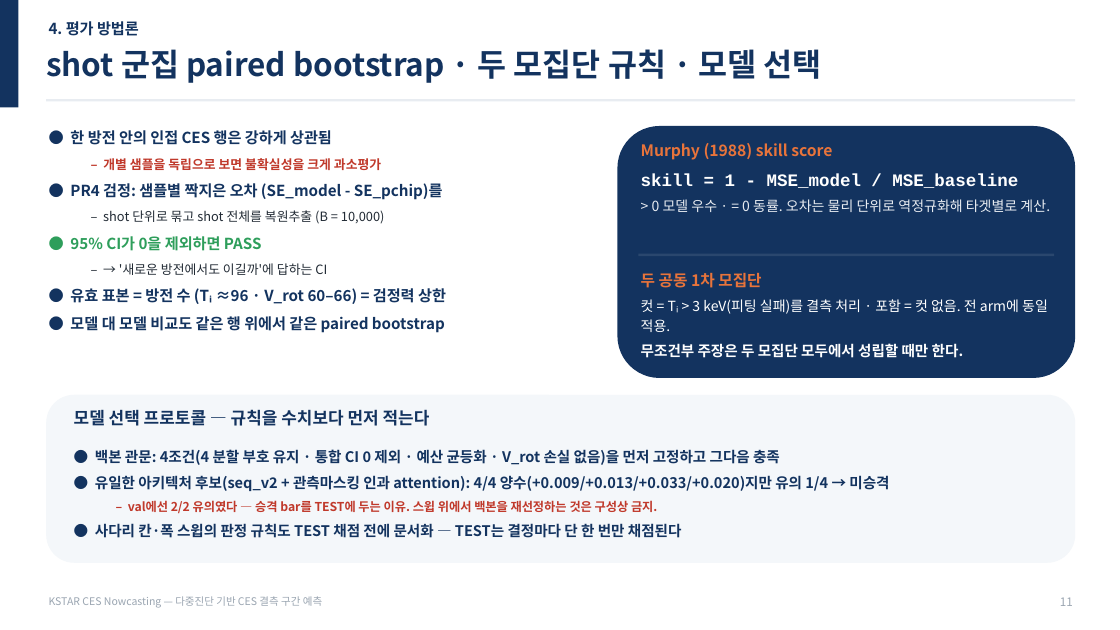
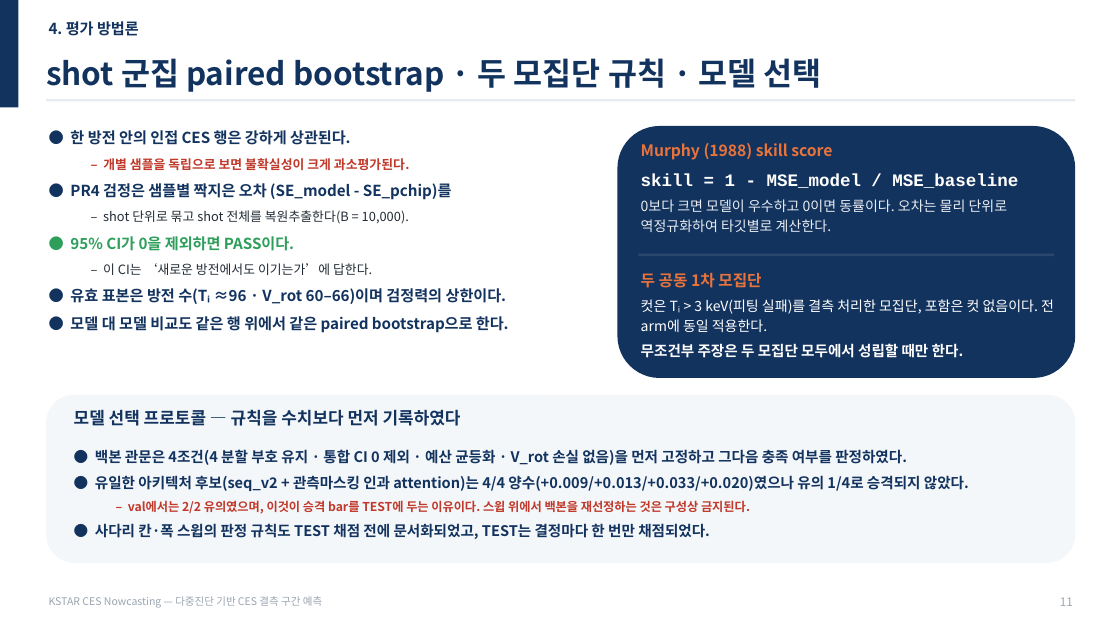
Before and after one commit to iseungsang01/ml-intern-revision, a slide deck: slide 12 of docs/presentation/KSTAR_CES_발표자료_20분.pptx. Drawn at 1120x630 pixels with LibreOffice and Linux fonts; fonts in the diff are those of the drawing. Boxes give left, top, right and bottom in pixels: in the first picture for what was removed or moved away, otherwise in the second. Text is boxed around its words. In the diff, an @@ line names an element or a change of style, - is before the commit and + after.

```diff
--- a/docs/presentation/KSTAR_CES_발표자료_20분.pptx
+++ b/docs/presentation/KSTAR_CES_발표자료_20분.pptx
@@ text "shot 군집 paired bootstrap · ..." at (x1=46, y1=58, x2=822, y2=92): vertical alignment top to middle @@
@@ text at (x1=70, y1=130, x2=509, y2=334): text changed @@
-● 한 방전 안의 인접 CES 행은 강하게 상관됨
-  – 개별 샘플을 독립으로 보면 불확실성을 크게 과소평가
-● PR4 검정: 샘플별 짝지은 오차 (SE_model - SE_pchip)를
-  – shot 단위로 묶고 shot 전체를 복원추출 (B = 10,000)
-● 95% CI가 0을 제외하면 PASS
-  – → '새로운 방전에서도 이길까'에 답하는 CI
-● 유효 표본 = 방전 수 (Tᵢ ≈96 · V_rot 60–66) = 검정력 상한
-● 모델 대 모델 비교도 같은 행 위에서 같은 paired bootstrap
+● 한 방전 안의 인접 CES 행은 강하게 상관된다.
+  – 개별 샘플을 독립으로 보면 불확실성이 크게 과소평가된다.
+● PR4 검정은 샘플별 짝지은 오차 (SE_model - SE_pchip)를
+  – shot 단위로 묶고 shot 전체를 복원추출한다(B = 10,000).
+● 95% CI가 0을 제외하면 PASS이다.
+  – 이 CI는 ‘새로운 방전에서도 이기는가’에 답한다.
+● 유효 표본은 방전 수(Tᵢ ≈96 · V_rot 60–66)이며 검정력의 상한이다.
+● 모델 대 모델 비교도 같은 행 위에서 같은 paired bootstrap으로 한다.
@@ text at (x1=641, y1=199, x2=1008, y2=232): text changed @@
-> 0 모델 우수 · = 0 동률. 오차는 물리 단위로 역정규화해 타겟별로 계산.
+0보다 크면 모델이 우수하고 0이면 동률이다. 오차는 물리 단위로 역정규화하여 타깃별로 계산한다.
@@ text at (x1=641, y1=299, x2=1054, y2=332): text changed @@
-컷 = Tᵢ > 3 keV(피팅 실패)를 결측 처리 · 포함 = 컷 없음. 전 arm에 동일 적용.
+컷은 Tᵢ > 3 keV(피팅 실패)를 결측 처리한 모집단, 포함은 컷 없음이다. 전 arm에 동일 적용한다.
@@ text at (x1=74, y1=409, x2=461, y2=426): text changed @@
-모델 선택 프로토콜 — 규칙을 수치보다 먼저 적는다
+모델 선택 프로토콜 — 규칙을 수치보다 먼저 기록하였다
@@ text at (x1=95, y1=449, x2=969, y2=539): text changed @@
-● 백본 관문: 4조건(4 분할 부호 유지 · 통합 CI 0 제외 · 예산 균등화 · V_rot 손실 없음)을 먼저 고정하고 그다음 충족
-● 유일한 아키텍처 후보(seq_v2 + 관측마스킹 인과 attention): 4/4 양수(+0.009/+0.013/+0.033/+0.020)지만 유의 1/4 → 미승격
-  – val에선 2/2 유의였다 — 승격 bar를 TEST에 두는 이유. 스윕 위에서 백본을 재선정하는 것은 구성상 금지.
-● 사다리 칸·폭 스윕의 판정 규칙도 TEST 채점 전에 문서화 — TEST는 결정마다 단 한 번만 채점된다
+● 백본 관문은 4조건(4 분할 부호 유지 · 통합 CI 0 제외 · 예산 균등화 · V_rot 손실 없음)을 먼저 고정하고 그다음 충족 여부를 판정하였다.
+● 유일한 아키텍처 후보(seq_v2 + 관측마스킹 인과 attention)는 4/4 양수(+0.009/+0.013/+0.033/+0.020)였으나 유의 1/4로 승격되지 않았다.
+  – val에서는 2/2 유의였으며, 이것이 승격 bar를 TEST에 두는 이유이다. 스윕 위에서 백본을 재선정하는 것은 구성상 금지된다.
+● 사다리 칸·폭 스윕의 판정 규칙도 TEST 채점 전에 문서화되었고, TEST는 결정마다 한 번만 채점되었다.
```
Also in this commit, not shown: 22 other slides changed, 1 slide added, 7 other files.
